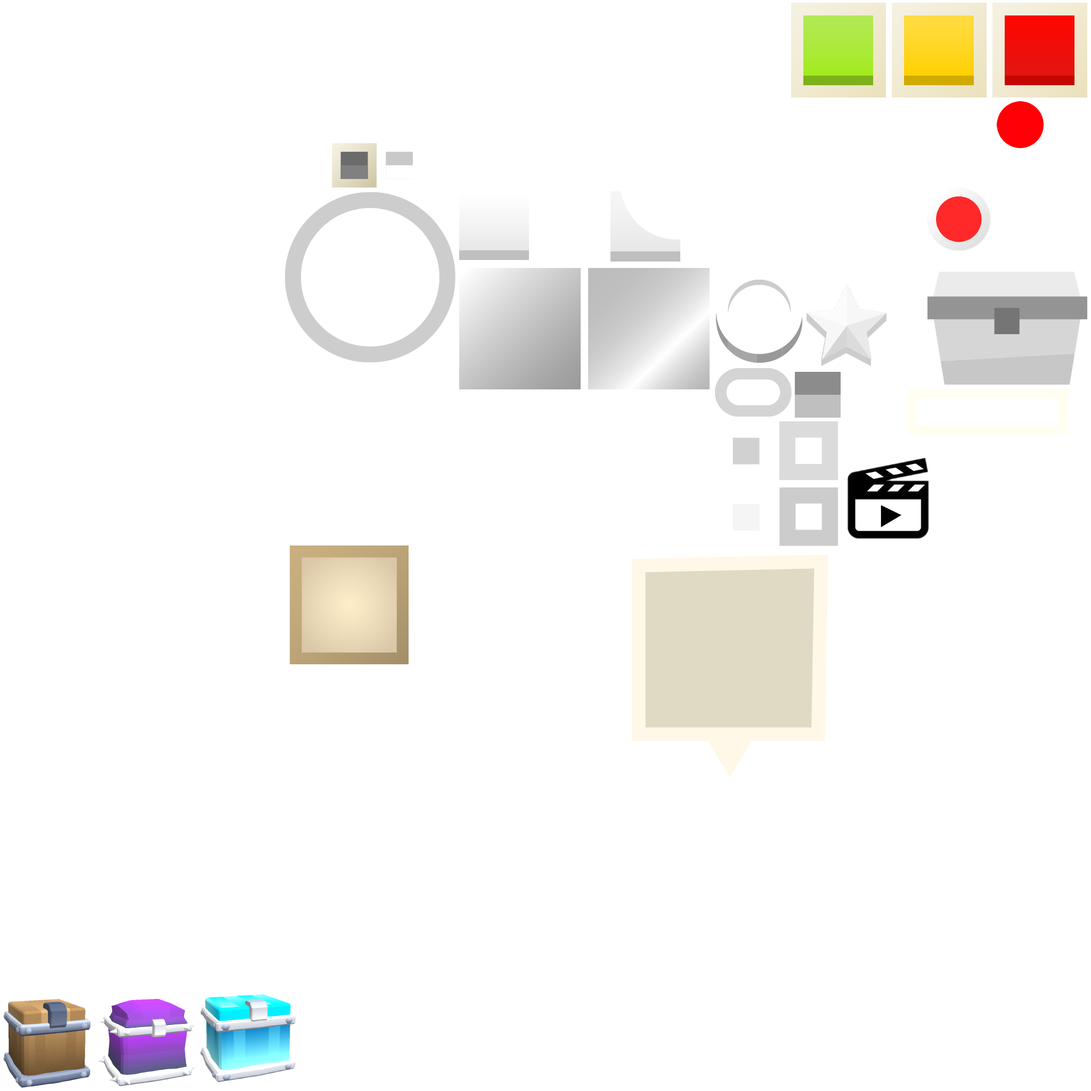
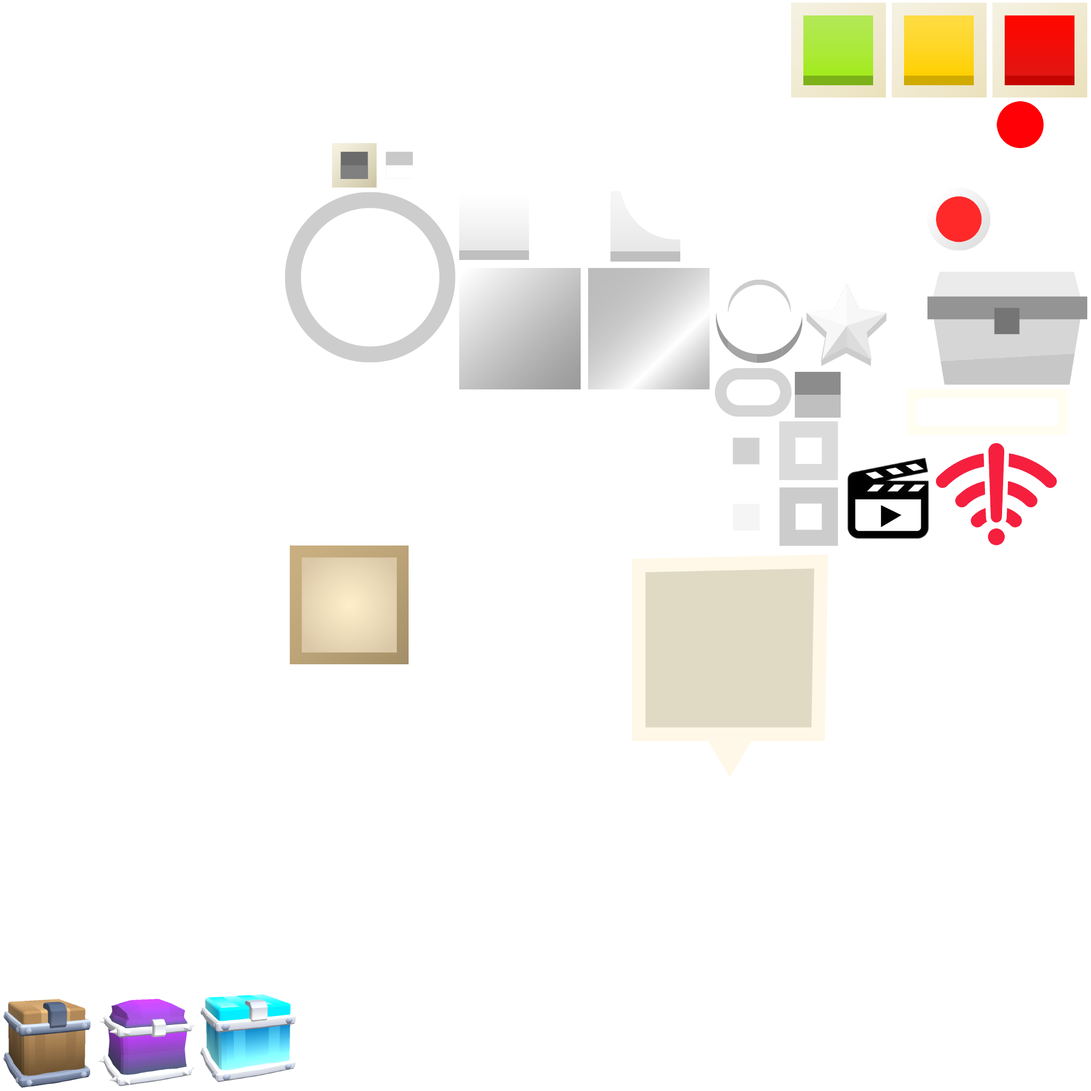
Before/after of a w=1091, h=1091 layered artwork. What changed in the layer stack:
added layer "Layer 54" above "Layer 53" over [936, 442, 1058, 546]
